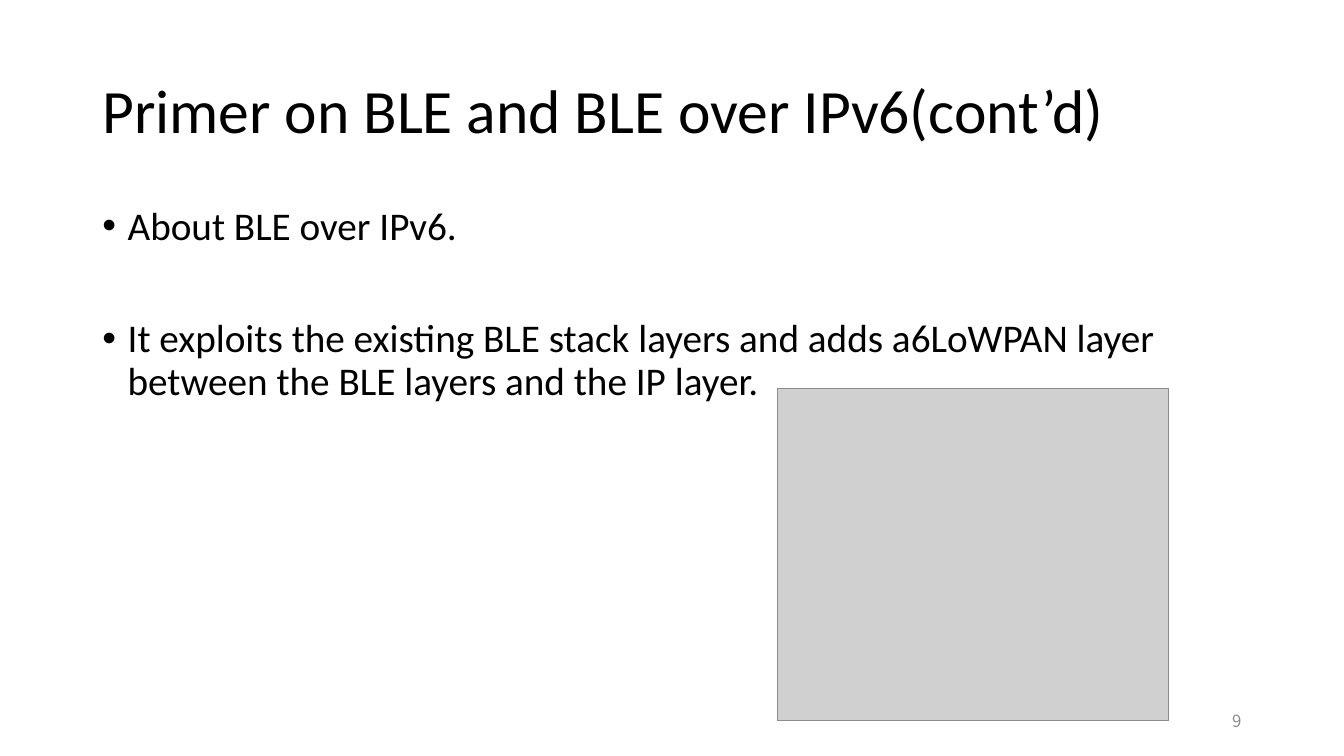
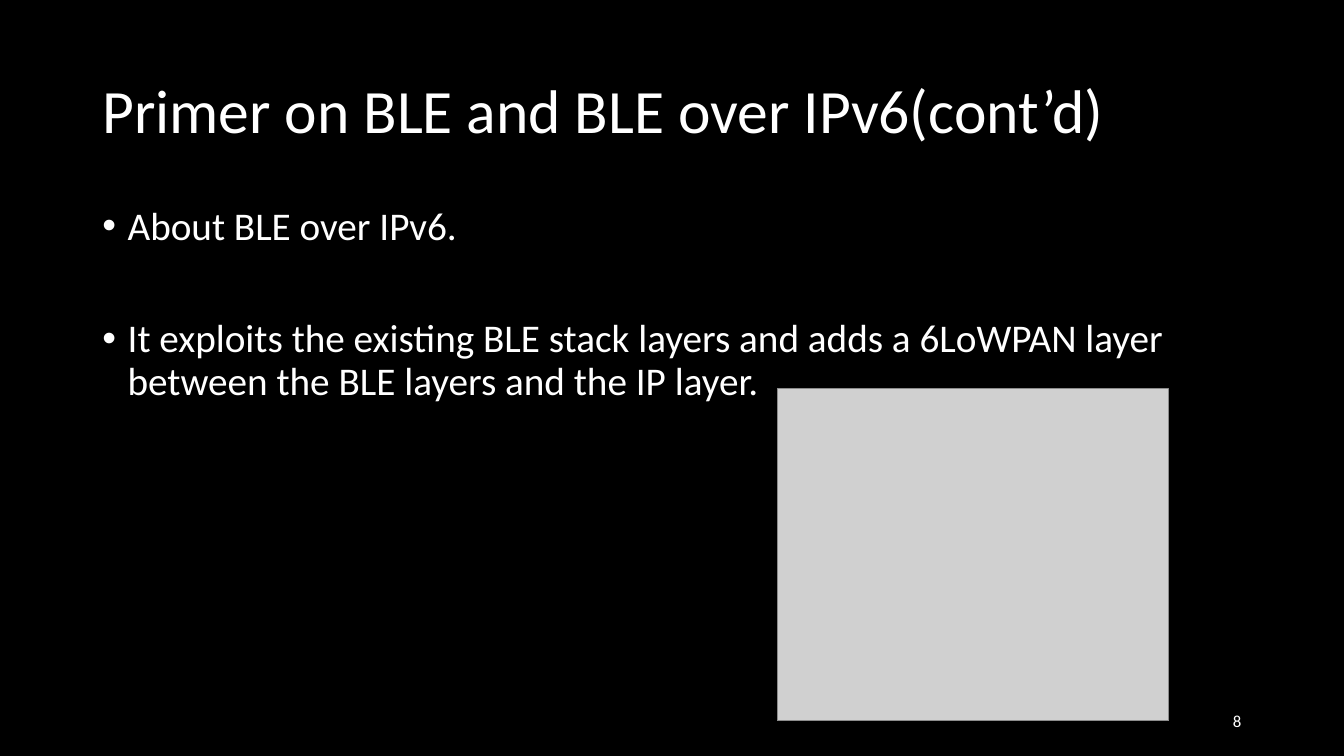
Before and after one commit to EKOISMYLOVE/NTUT_GM_PPT, a slide deck: slide 8 of A BLE-based multi-gateway network infrastructure with handover support for mobile BLE peripherals.pptx (slide 9 before the commit). Drawn at 1344x756 pixels with LibreOffice and Linux fonts; fonts in the diff are those of the drawing; grey boxes stand for pictures. Boxes give left, top, right and bottom in pixels: in the first picture for what was removed or moved away, otherwise in the second. Text is boxed around its words. In the diff, an @@ line names an element or a change of style, - is before the commit and + after.

```diff
--- a/A BLE-based multi-gateway network infrastructure with handover support for mobile BLE peripherals.pptx
+++ b/A BLE-based multi-gateway network infrastructure with handover support for mobile BLE peripherals.pptx
@@ background #FFFFFF to #000000 @@
@@ title "Primer on BLE and BLE ..." at [102,88,1104,142]: text colour #000000 to #FFFFFF @@
@@ text at [128,212,456,241]: text colour #000000 to #FFFFFF in "About BLE over IPv6." @@
@@ text at [128,324,1162,402]: text changed; text colour #000000 to #FFFFFF @@
-• It exploits the existing BLE stack layers and adds a6LoWPAN layer between the BLE layers and the IP layer.
+• It exploits the existing BLE stack layers and adds a 6LoWPAN layer between the BLE layers and the IP layer.
@@ page number at [1233,715,1241,727]: text changed; font Noto Sans CJK TC to Calibri; text colour #8C8C8C to #FFFFFF @@
-9
+8
```
Also in this commit, not shown: 37 other slides changed, 2 slides added, 3 slides removed.
